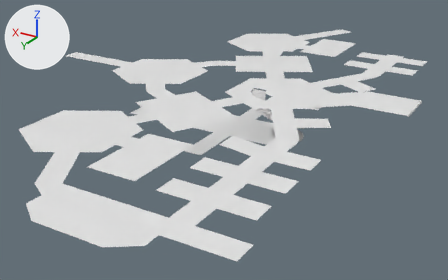
An edit to the FBX model Assets/_Visual/Environment/_Interiors/Landmarks/Temple/Chambers/Floor.fbx, drawn before and after from the same camera.
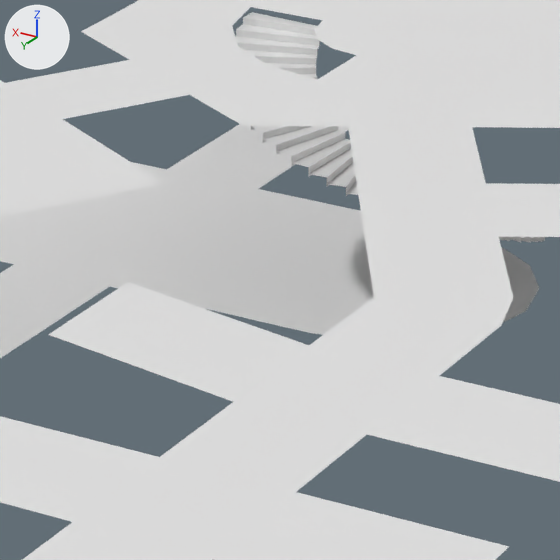
Each version appears first whole from a 50 mm camera at (-33.3, 78.2, 31.7) aimed at (14.7, -1.8, -8.3), and next in a close-up on the part from 47% to 69% of the width and 31% to 66% of the height. Every picture has the same lights, and +X, +Y and +Z are marked at upper left. Where no turn or scale is listed for an object, it has been applied to the vertices.

Objects in the first close-up: 'Floor', 'underground'.
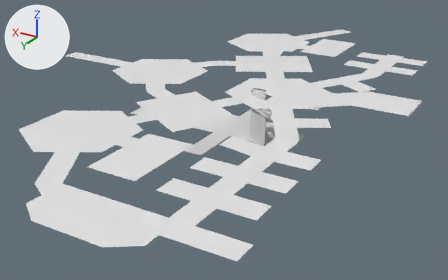
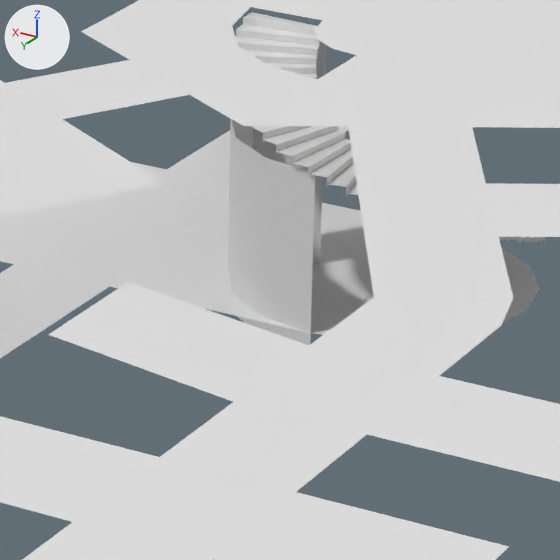
Where the newer file only moved an object's origin or applied its transform, the numbers keep the older frame.

Where the change shows, as pixel boxes (x1, y1, x2, y2) in the close-ups (560 x 560 px):
'underground.016', added: after (228, 12, 326, 345)

Patch to the scene script:
```diff
--- a/Assets/_Visual/Environment/_Interiors/Landmarks/Temple/Chambers/Floor.fbx.py
+++ b/Assets/_Visual/Environment/_Interiors/Landmarks/Temple/Chambers/Floor.fbx.py
@@ me_cube_021 @@
+me_cube_021.from_pydata([(1.98, -0.1, -0.17), (1.98, -0.1, 0.1), (1.98, 0.15, -0.17), (1.98, 0.15, 0.1), (4.24, -0.23, -0.17), (4.33, -0.23, 0.1), (4.33, 0.3, -0.17), (4.33, 0.3, 0.1), (1.98, -0.1, -7.4), (4.24, -0.23, -7.4), (3.94, 1.63, -2.25), (3.94, 1.63, -7.34), (3.01, 3.01, -2.25), (3.01, 3.01, -7.34), (1.63, 3.94, -2.25), (1.63, 3.94, -7.34), (0.0, 4.26, -2.25), (0.0, 4.26, -7.34)], [], [(3, 6, 2), (5, 0, 4), (7, 1, 5), (3, 7, 6), (5, 1, 0), (7, 3, 1), (4, 0, 8, 9), (4, 9, 11, 10), (10, 11, 13, 12), (12, 13, 15, 14), (14, 15, 17, 16)])
+me_cube_021.materials.append(mat_floor)  # its picture is missing
@@ ob_underground_016 @@
+ob_underground_016 = bpy.data.objects.new('underground.016', me_cube_021)
+ob_underground_016.location = (6.23, -4.02, 0.38)
```
